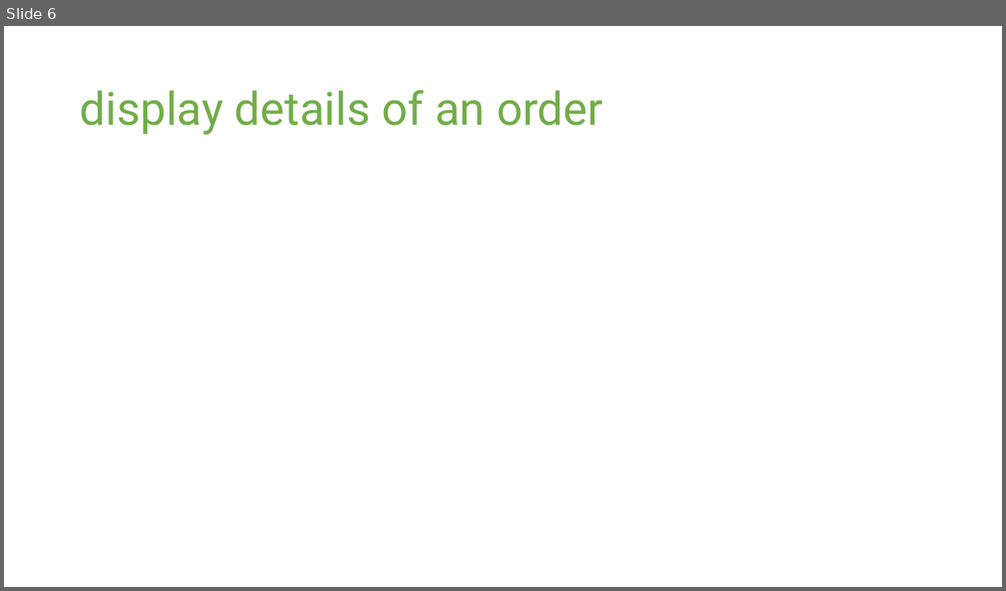
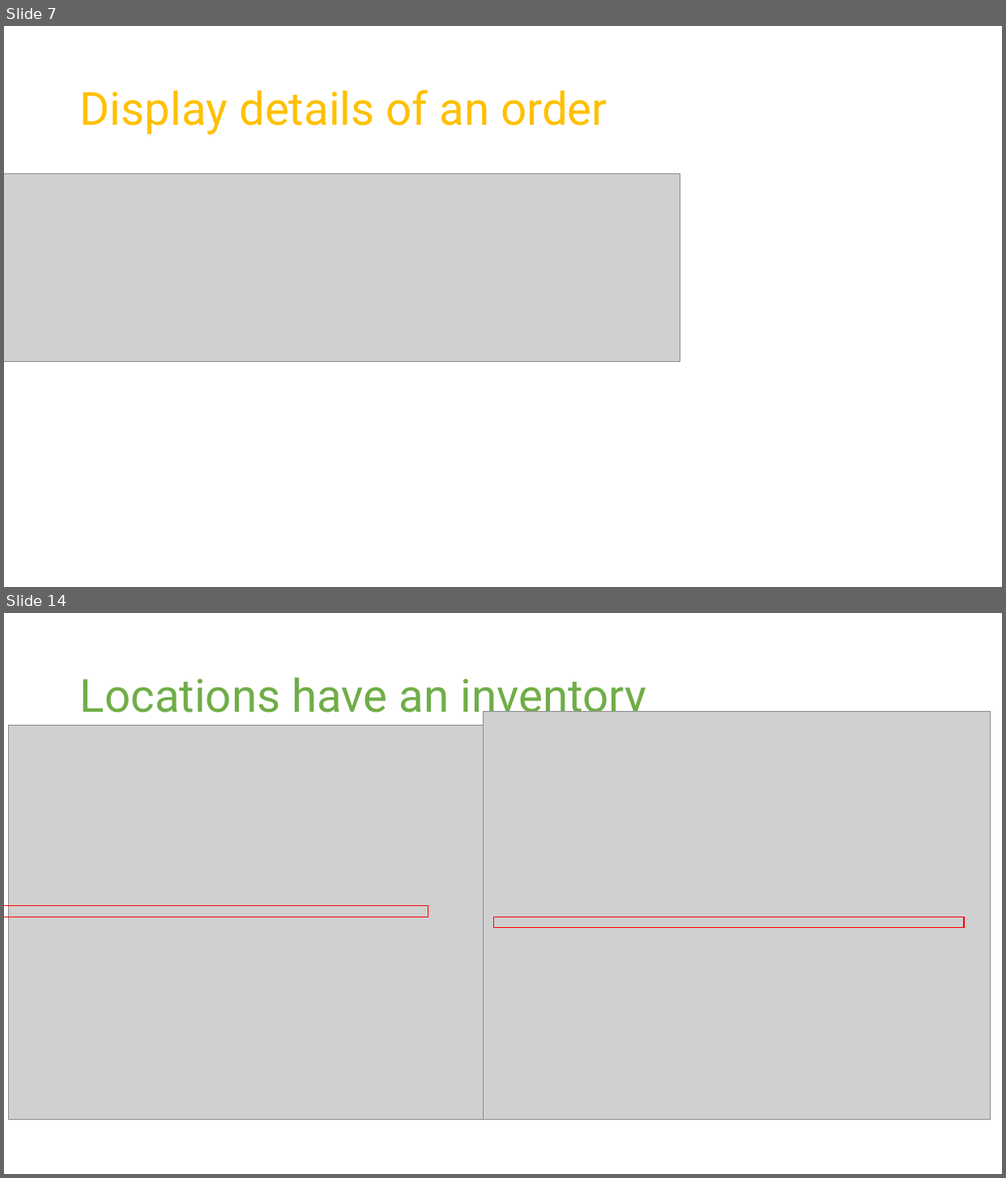
Before and after one commit to 06012021-dotnet-uta/ChristianRomeroP0, a slide deck: Study/P0 Presentation.pptx. Shown one above the other, each under a label of ours: slide 6 before the commit, slides 7 and 14 after it; the slides between them are not shown. The pictures are 1006x591 and 1006x1178 pixels, drawn with LibreOffice and Linux fonts; fonts in the diff are those of the drawing; grey boxes stand for pictures. Boxes give left, top, right and bottom in pixels: in the first picture for what was removed or moved away, otherwise in the second. Text is boxed around its words. In the diff, an @@ line names an element or a change of style, - is before the commit and + after.

```diff
--- a/Study/P0 Presentation.pptx
+++ b/Study/P0 Presentation.pptx
@@ slide 14 added at box(4, 613, 1002, 1174), background #FFFFFF @@
@@ title added at box(80, 677, 646, 722), 44 pt, text #70AD47 @@
+Locations have an inventory
@@ picture added at box(9, 726, 493, 1120) @@
@@ picture added at box(484, 712, 990, 1119) @@
@@ rectangle added at box(4, 905, 428, 917), outline #FF0000 1 pt @@
@@ rectangle added at box(493, 917, 965, 928), outline #FF0000 1 pt @@
@@ what was slide 6 is now slide 7 @@
@@ slide 7 changed as well @@
@@ title at box(80, 90, 607, 135): text changed; text colour #70AD47 to #FFC000 @@
-display details of an order
+Display details of an order
@@ picture added at box(4, 174, 680, 362) @@
```
Also in this commit, not shown: 6 other slides changed, 9 other slides added, 3 slides removed, 16 other files.
